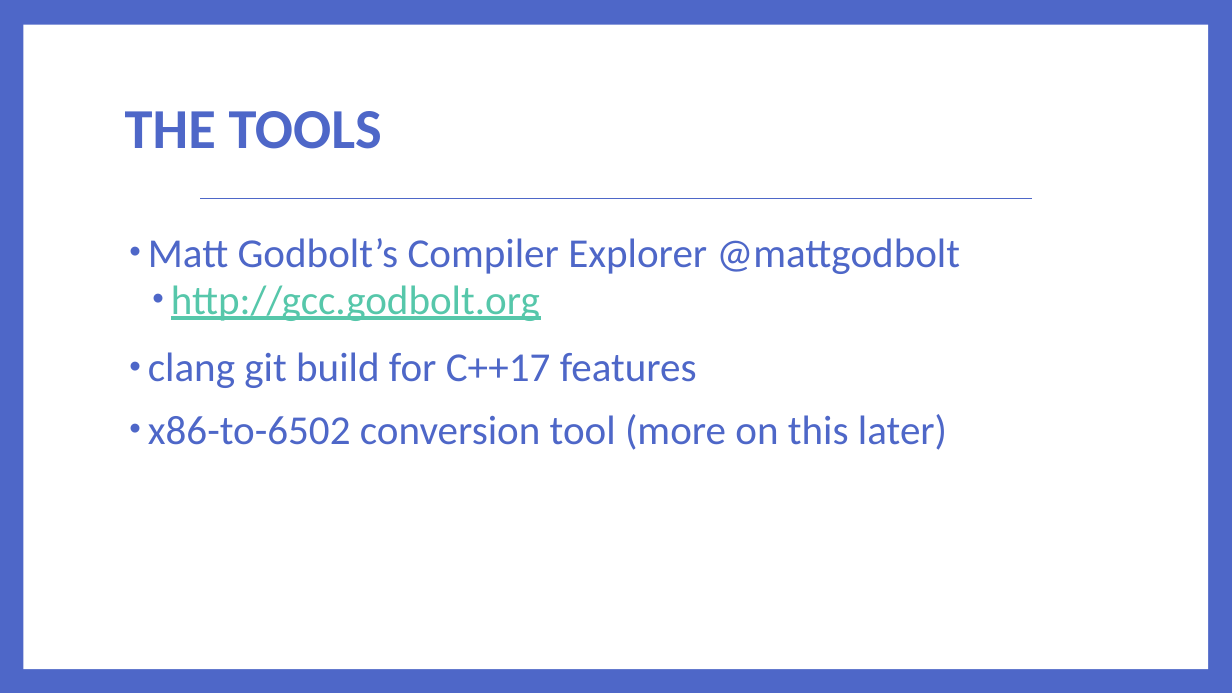
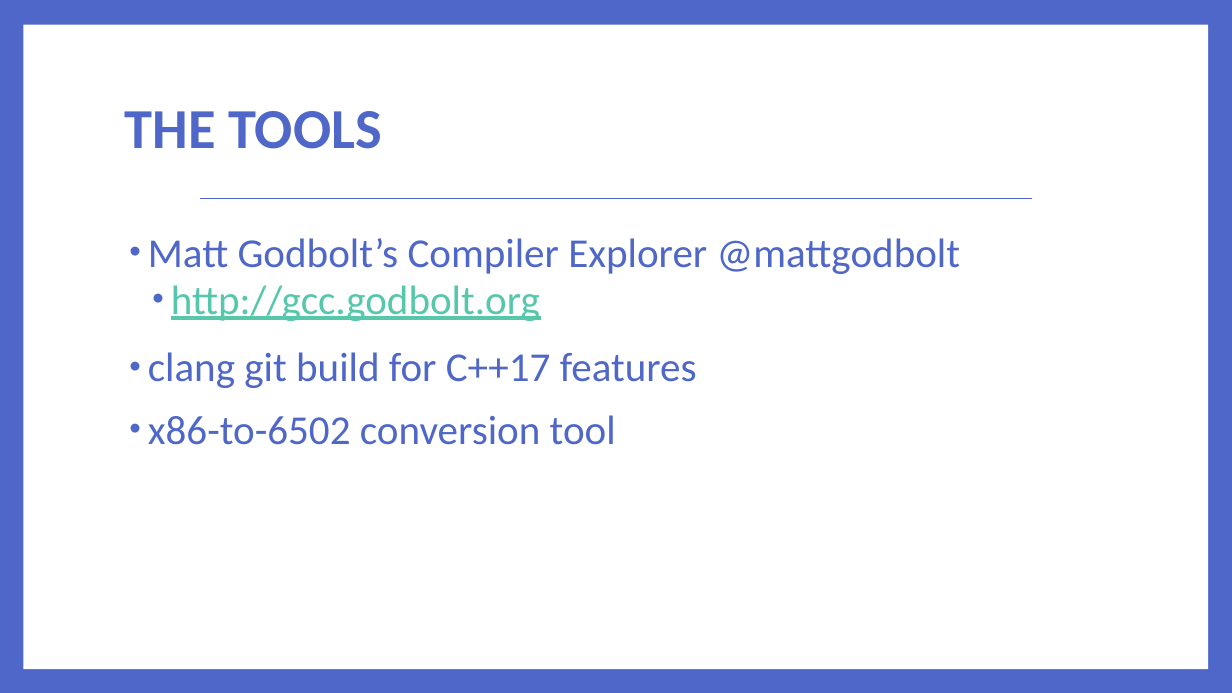
Before and after one commit to lefticus/presentations, a slide deck: slide 4 of RichCodeForTinyMachines/Rich Code For Tiny Computers.pptx. Drawn at 1232x693 pixels with LibreOffice and Linux fonts; fonts in the diff are those of the drawing. Boxes give left, top, right and bottom in pixels: in the first picture for what was removed or moved away, otherwise in the second. Text is boxed around its words. In the diff, an @@ line names an element or a change of style, - is before the commit and + after.

```diff
--- a/RichCodeForTinyMachines/Rich Code For Tiny Computers.pptx
+++ b/RichCodeForTinyMachines/Rich Code For Tiny Computers.pptx
@@ text at bbox=[148, 415, 616, 445]: text changed @@
-• x86-to-6502 conversion tool (more on this later)
+• x86-to-6502 conversion tool
```
Also in this commit, not shown: 3 other slides changed, 1 slide added, 1 slide removed, 6 other files.
